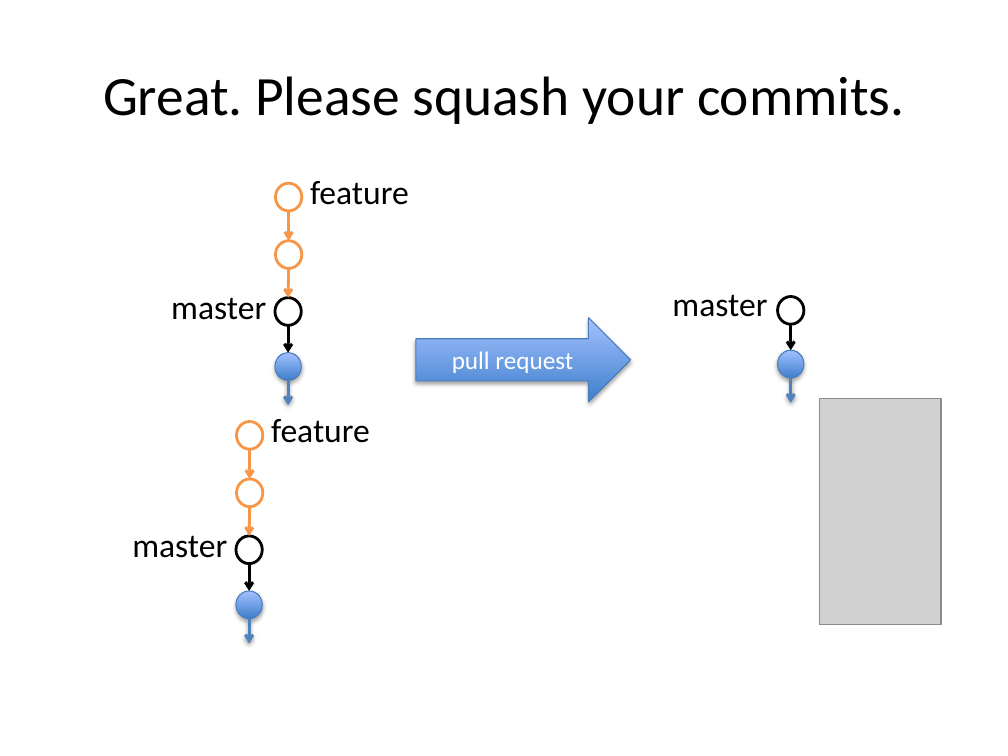
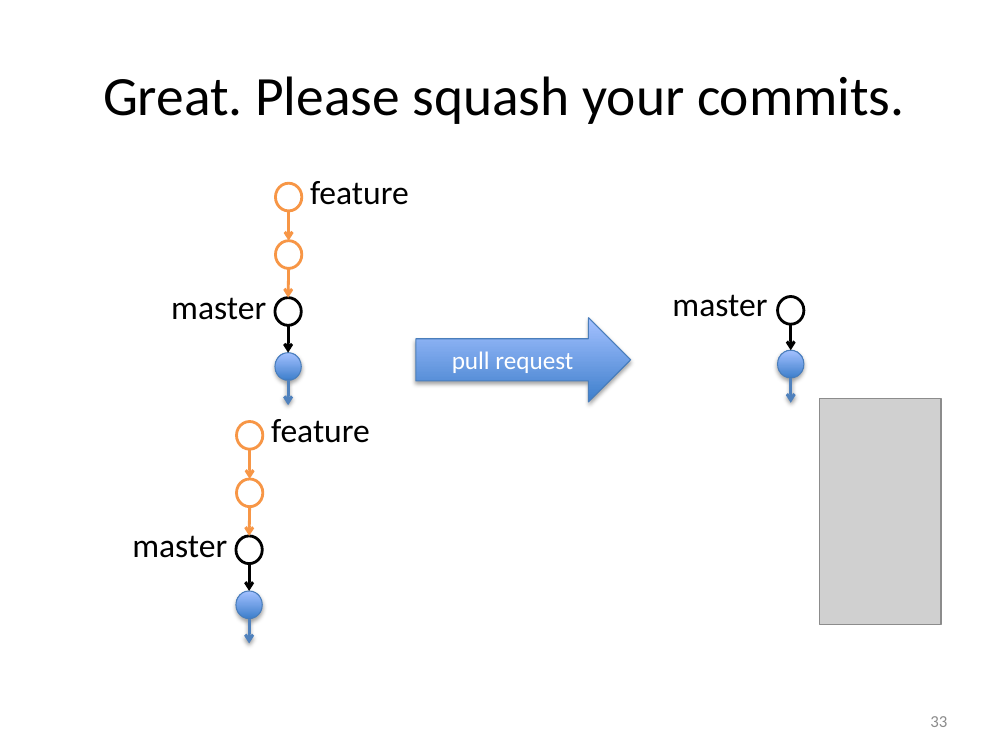
Before and after one commit to foss2serve/github-workflow-activity, a slide deck: slide 33 of tutorial2/Git-Tutorial2-CCSCNE-2016.pptx. Drawn at 1008x756 pixels with LibreOffice and Linux fonts; fonts in the diff are those of the drawing; grey boxes stand for pictures. Boxes give left, top, right and bottom in pixels: in the first picture for what was removed or moved away, otherwise in the second. Text is boxed around its words. In the diff, an @@ line names an element or a change of style, - is before the commit and + after.

```diff
--- a/tutorial2/Git-Tutorial2-CCSCNE-2016.pptx
+++ b/tutorial2/Git-Tutorial2-CCSCNE-2016.pptx
@@ page number added at box(930, 716, 947, 727), 12 pt, text #8C8C8C @@
+33
```
Also in this commit, not shown: 42 other slides changed.
